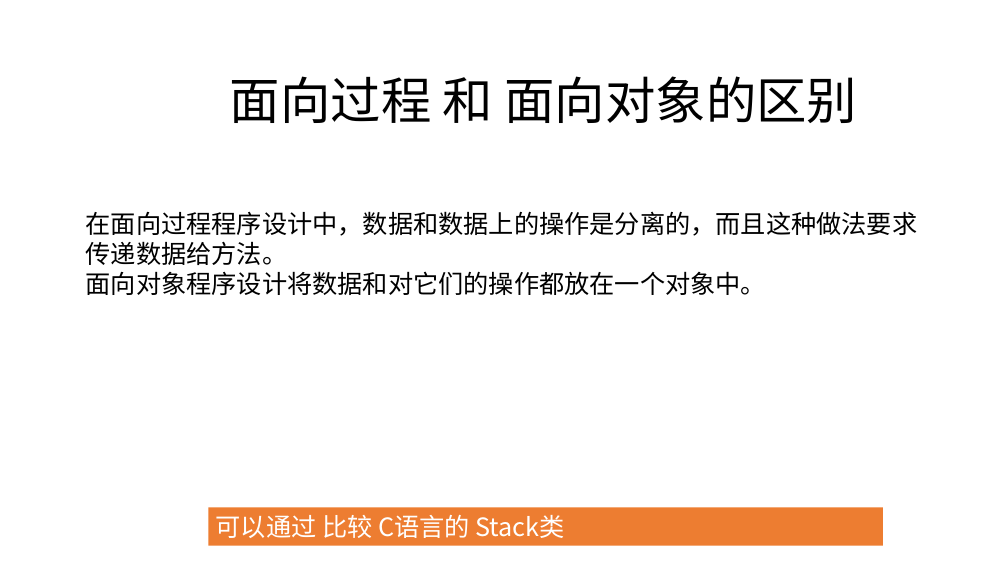
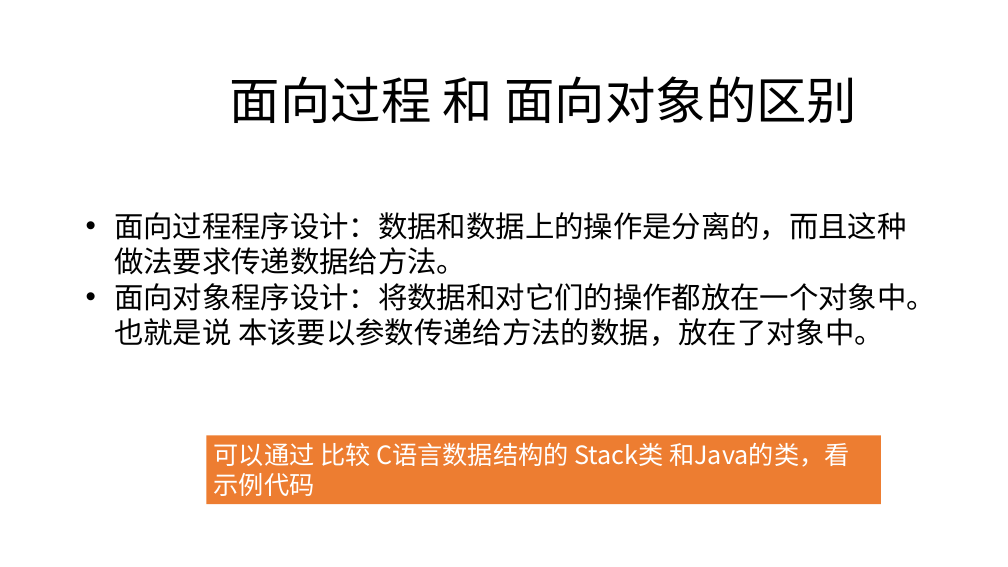
Before and after one commit to zjyesir/hmc_java_1, a slide deck: slide 7 of ppt/10. 对象的思考.pptx. Drawn at 1008x567 pixels with LibreOffice and Linux fonts; fonts in the diff are those of the drawing; background and template pictures are left out. Boxes give left, top, right and bottom in pixels: in the first picture for what was removed or moved away, otherwise in the second. Text is boxed around its words. In the diff, an @@ line names an element or a change of style, - is before the commit and + after.

```diff
--- a/ppt/10. 对象的思考.pptx
+++ b/ppt/10. 对象的思考.pptx
@@ text at <box>114,212,936,346</box>: text changed; size 24 to 28 pt @@
-在面向过程程序设计中，数据和数据上的操作是分离的，而且这种做法要求传递数据给方法。
-面向对象程序设计将数据和对它们的操作都放在一个对象中。
+• 面向过程程序设计：数据和数据上的操作是分离的，而且这种做法要求传递数据给方法。
+• 面向对象程序设计：将数据和对它们的操作都放在一个对象中。也就是说 本该要以参数传递给方法的数据，放在了对象中。
@@ rectangle "可以通过 比较 C语言数据结构的 Stack类 和Java的类，看示例代码": place and size @@
-rectangle "可以通过 比较 C语言数据结构的 Stack类 和Java的类，看示例代码" at <box>209,507,883,545</box>
+rectangle "可以通过 比较 C语言数据结构的 Stack类 和Java的类，看示例代码" at <box>206,436,881,504</box>
@@ text in rectangle at <box>214,442,849,496</box>: text changed @@
-可以通过 比较 C语言的 Stack类
+可以通过 比较 C语言数据结构的 Stack类 和Java的类，看示例代码
```
Also in this commit, not shown: 2 other slides changed, 8 slides added, 22 slides removed, 5 other files.
